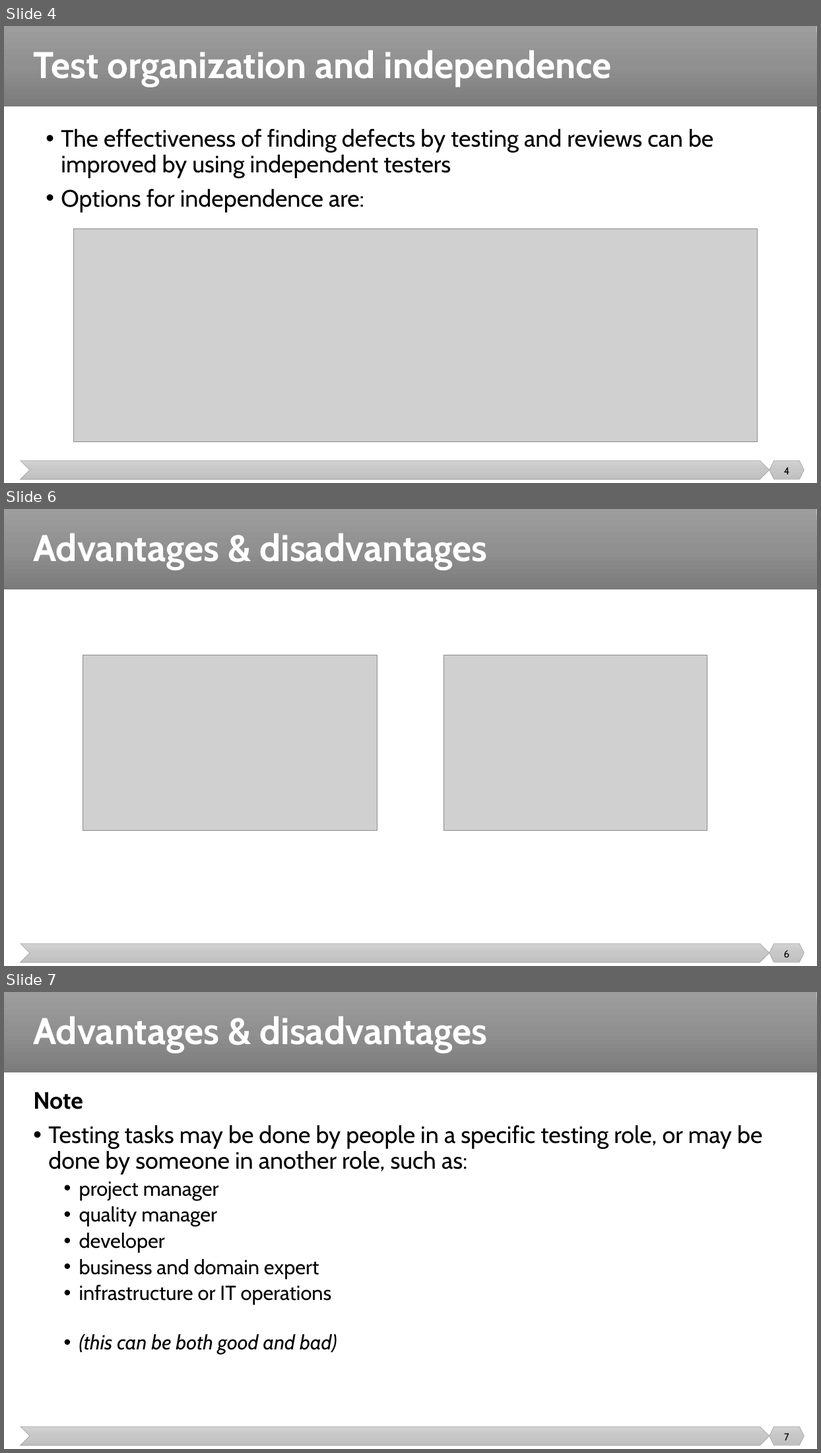
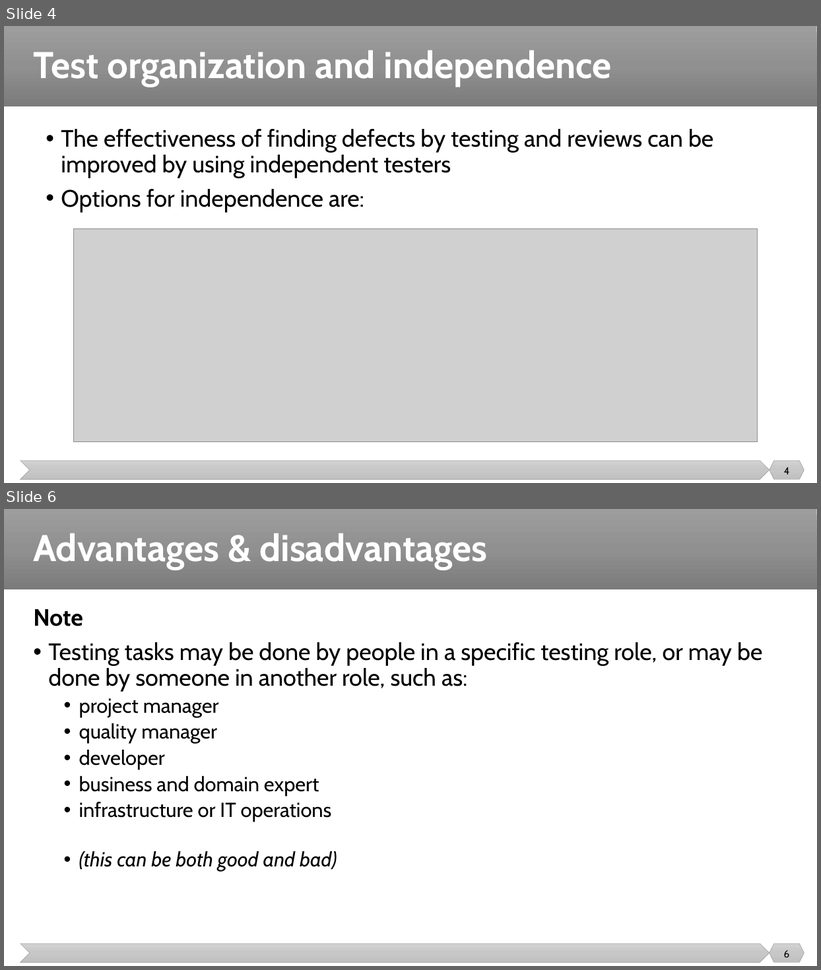
Before and after one commit to malenezi/malenezi, a slide deck: SE401/Lectures/5-Test Management/Test Management.pptx. Shown one above the other, each under a label of ours: slides 4, 6 and 7 before the commit, slides 4 and 6 after it; the slides between them are not shown. The pictures are 821x1453 and 821x970 pixels, drawn with LibreOffice and Linux fonts; fonts in the diff are those of the drawing; grey boxes stand for pictures. Boxes give left, top, right and bottom in pixels: in the first picture for what was removed or moved away, otherwise in the second. Text is boxed around its words. In the diff, an @@ line names an element or a change of style, - is before the commit and + after.

```diff
--- a/SE401/Lectures/5-Test Management/Test Management.pptx
+++ b/SE401/Lectures/5-Test Management/Test Management.pptx
@@ slide 6 removed at [4, 509, 817, 966], background #FFFFFF; not listed: 3 template elements that a slide beside it also shows @@
@@ title removed at [33, 533, 487, 570] @@
-Advantages & disadvantages
@@ picture removed at [83, 656, 378, 831] @@
@@ picture removed at [444, 656, 708, 831] @@
@@ page number removed at [784, 951, 790, 958] @@
-6
@@ what was slide 7 is now slide 6 @@
@@ page number at [784, 951, 790, 958]: text changed @@
-7
+6
```
Also in this commit, not shown: 7 slides changed, 1 other file.
